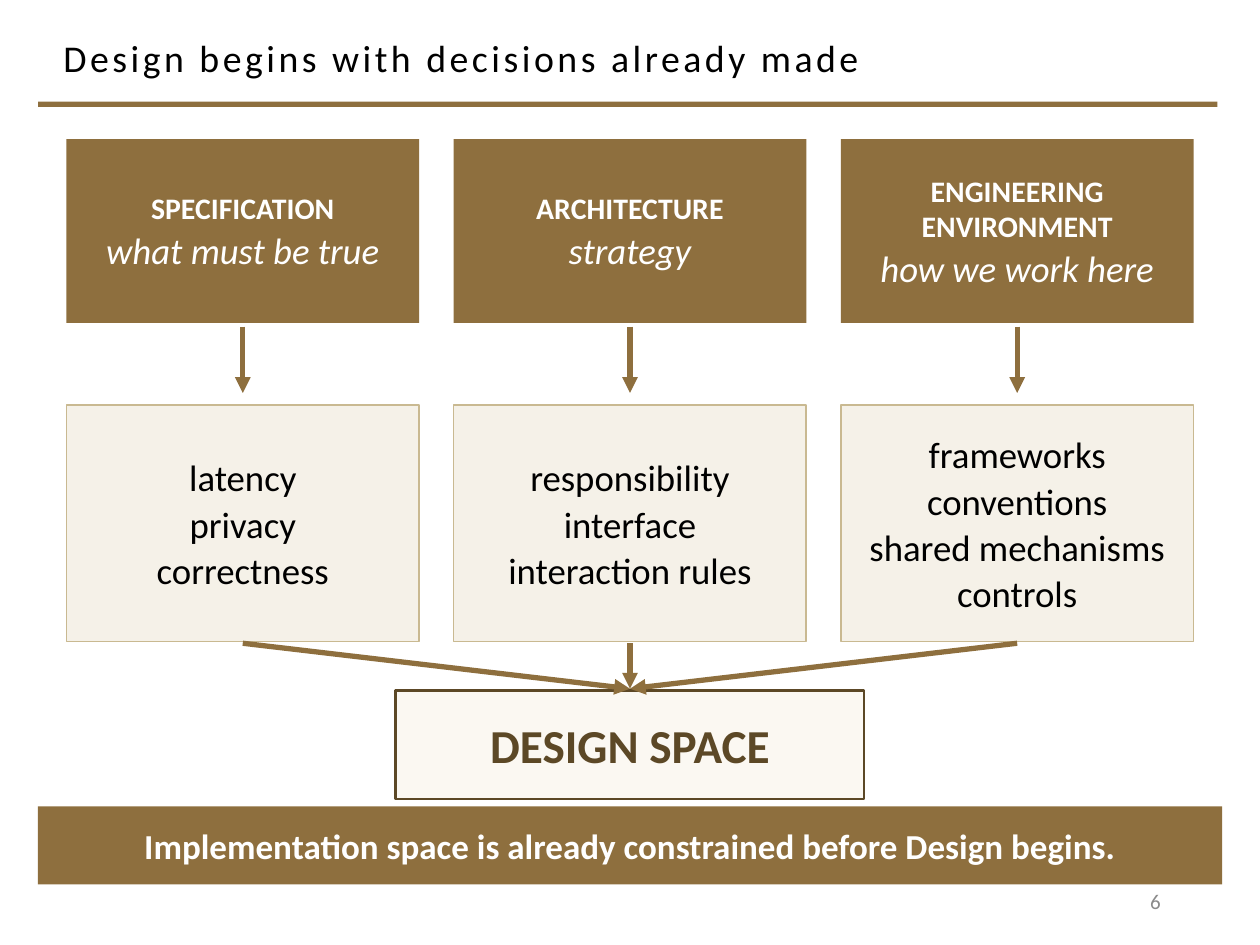
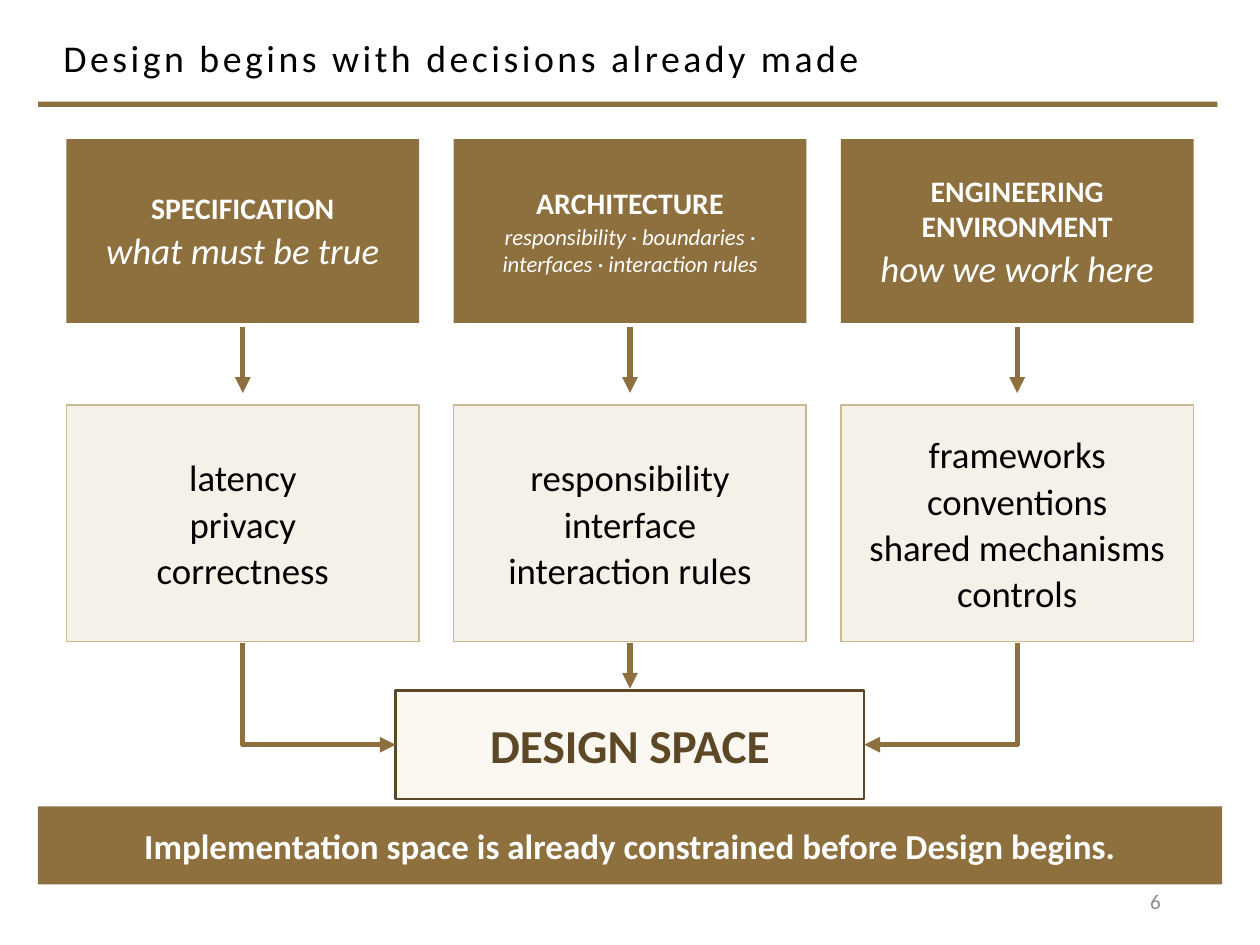
Before and after one commit to davisjam/model-based-agentic-software-engineering, a slide deck: slide 6 of course/lectures/act-1-foundations/07-design/1-7-Design.pptx. Drawn at 1260x945 pixels with LibreOffice and Linux fonts; fonts in the diff are those of the drawing; background and template pictures are left out. Boxes give left, top, right and bottom in pixels: in the first picture for what was removed or moved away, otherwise in the second. Text is boxed around its words. In the diff, an @@ line names an element or a change of style, - is before the commit and + after.

```diff
--- a/course/lectures/act-1-foundations/07-design/1-7-Design.pptx
+++ b/course/lectures/act-1-foundations/07-design/1-7-Design.pptx
@@ text in rectangle at (503, 229, 757, 275): text changed; size 21 to 13 pt @@
-strategy
+responsibility · boundaries · interfaces · interaction rules
@@ arrow removed from (243, 644) to (630, 689) @@
@@ freeform shape added at (243, 644, 396, 746), outline #8E6F3E 3 pt @@
@@ arrow removed from (1017, 644) to (630, 689) @@
@@ freeform shape added at (864, 644, 1017, 746), outline #8E6F3E 3 pt @@
```
Also in this commit, not shown: 6 other slides changed, 2 slides added, 3 slides removed.
